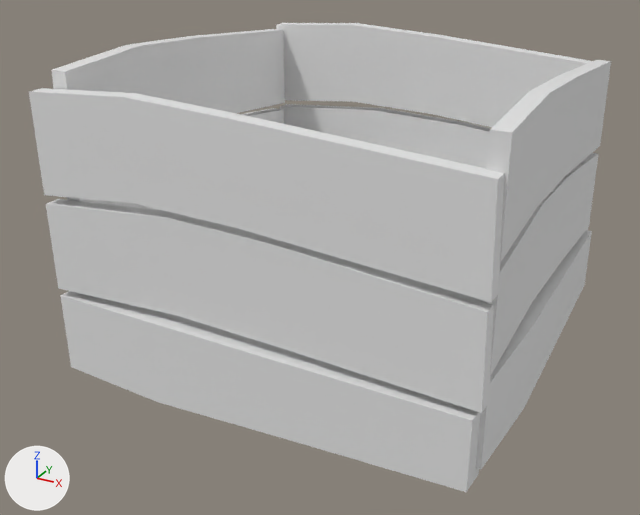
One commit to the FBX model BogeyMan/Assets/Art/Environnement/Props/Meshes/SM_BoxOpen.fbx: the scene before it, then after it.
Camera for both pictures: a 50 mm camera at (0.201, -0.401, 0.238) aimed at (-0.009, -0.02, 0.048). Lighting does not change. The marker at lower left points along +X, +Y and +Z. Where no turn or scale is listed for an object, it has been applied to the vertices.

Script lines for the objects in view, before the commit:
```python
me_mesh = bpy.data.meshes.new('Mesh')
me_mesh.from_pydata(...)  # 256 vertices, 224 faces; spans x -0.115..0.115, y -0.116..0.116, z 0.0..0.157
ob_sm_boxopen = bpy.data.objects.new('SM_BoxOpen', me_mesh)
ob_sm_boxopen.location = (0.0, 0.0, 0.0)
```
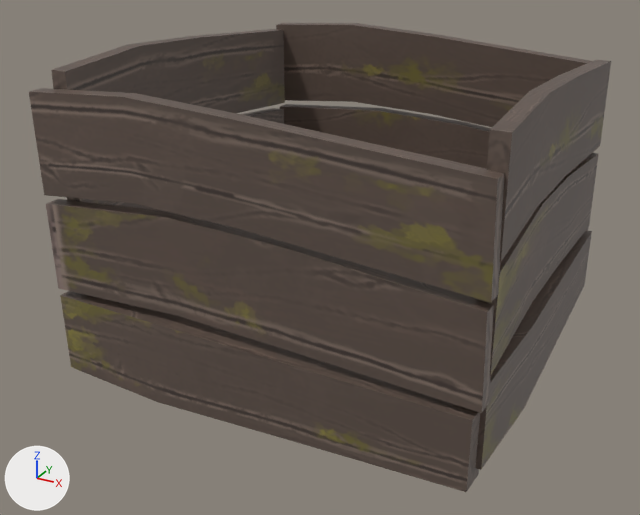
Pixel boxes [x1, y1, x2, y2] of what changed, in the pictures (640 x 515 px):
'SM_BoxOpen', recoloured (grey to brown)
    both: [29, 23, 611, 492]

What changed in the scene script:
```text
Add img_defaultmaterial_base_color_png:
    img_defaultmaterial_base_color_png = load_image('DefaultMaterial_Base_color.png', '../../Textures/PropsTex/Trimsheet/DefaultMaterial_Base_color.png', 2048, 2048, 'sRGB')
Add mat_material__25:
    mat_material__25 = principled_material('Material #25')
    mat_material__25.texture = img_defaultmaterial_base_color_png
Change me_mesh:
    where me_mesh.from_pydata(...)  # 256 vertices, 224 faces; spans x -0.115..0.115, y -0.116..0.116, z 0.0..0.157
    add me_mesh.materials.append(mat_material__25)  # picture img_defaultmaterial_base_color_png
```
